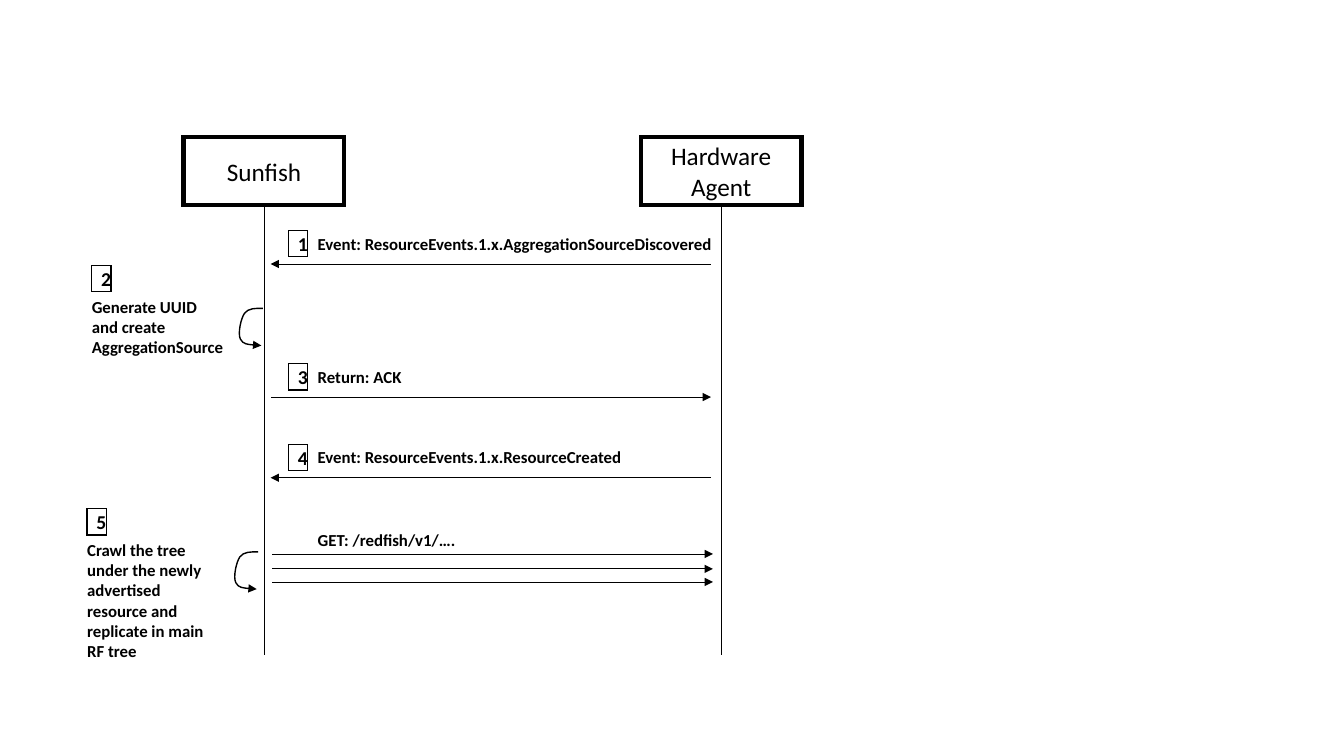
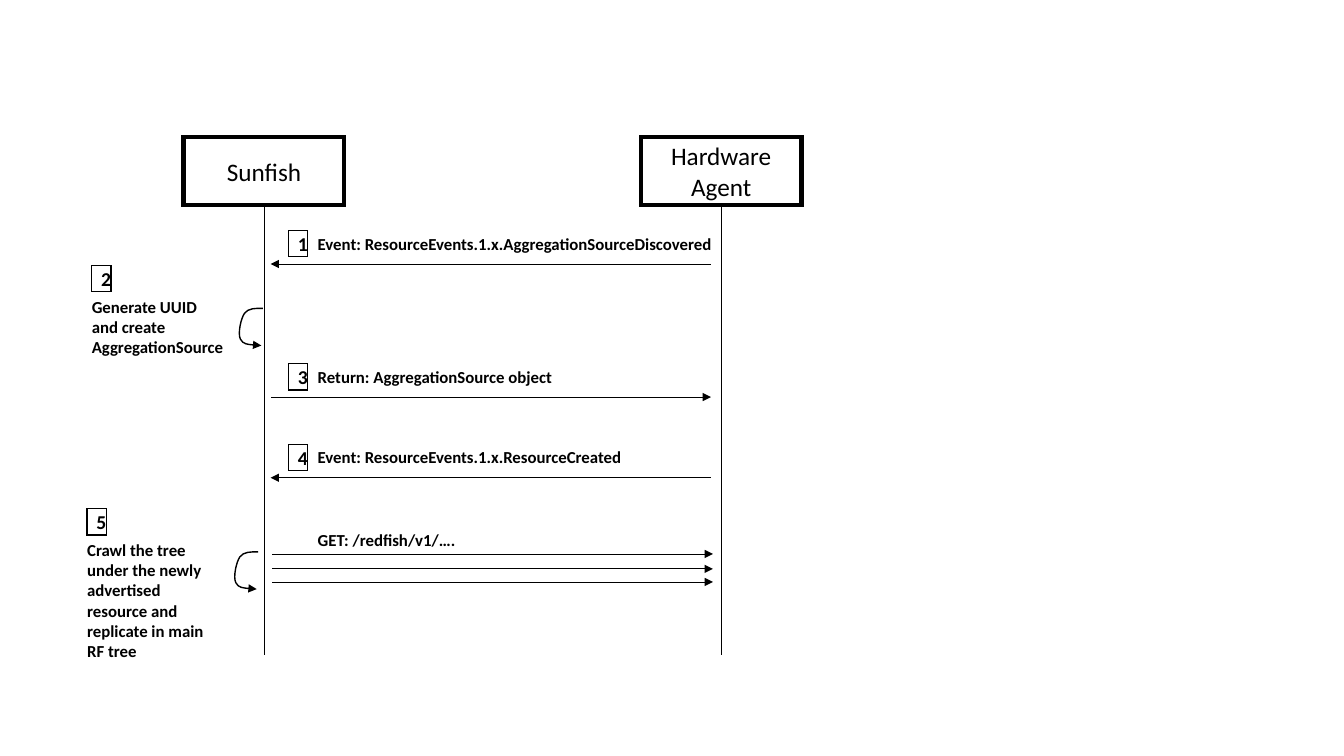
Before and after one commit to OpenFabrics/sunfish_docs, a slide deck: slide 1 of imgs/sources.pptx. Drawn at 1344x756 pixels with LibreOffice and Linux fonts; fonts in the diff are those of the drawing. Boxes give left, top, right and bottom in pixels: in the first picture for what was removed or moved away, otherwise in the second. Text is boxed around its words. In the diff, an @@ line names an element or a change of style, - is before the commit and + after.

```diff
--- a/imgs/sources.pptx
+++ b/imgs/sources.pptx
@@ text at bbox=[318, 371, 552, 386]: text changed @@
-Return: ACK
+Return: AggregationSource object
```
Also in this commit, not shown: 2 other files.
